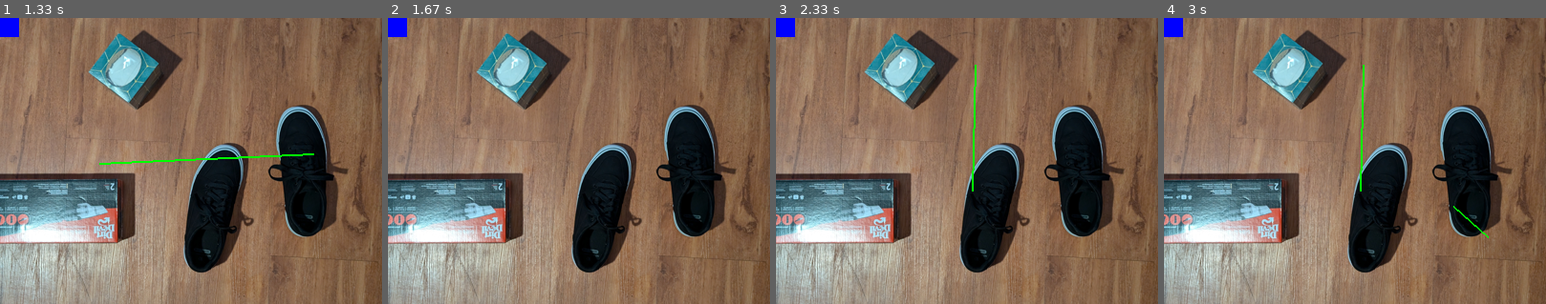
Above: before the commit, frames 1-4 (left to right).
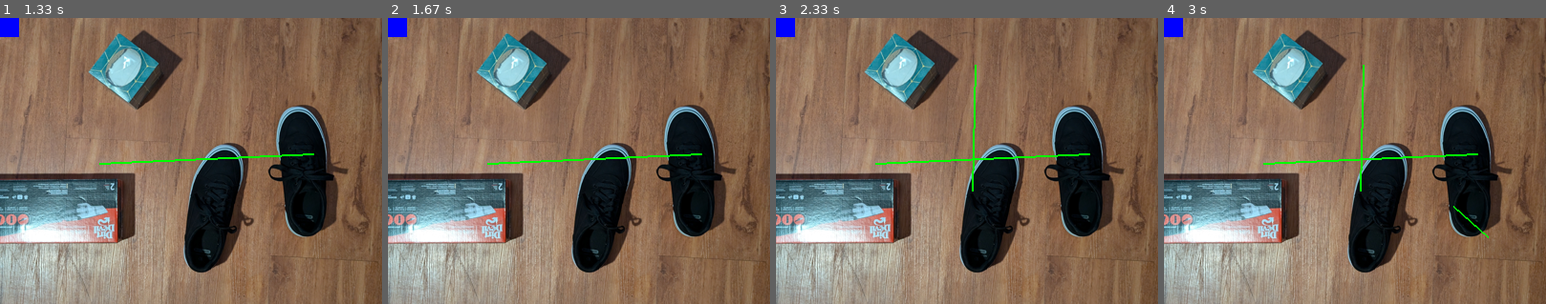
Above: after the commit, the same moments.

Repository: DanielMilesGH/table-bot
Game: pygame game, started from src/python/pygame-local.py
The game is run twice, just before and just after one commit, with the same random seed, the same clock (stepped at 60 frames per second) and the same inputs.
Inputs (mouse positions are in pixels of both pictures, inside the frame that each line leads up to):
- Up to frame 1 (1.33 s): tap Space at 0.33 s; click (313, 152) at 0.72 s; click (99, 163) at 1.05 s
- Up to frame 2 (1.67 s): right-click (479, 55) at 1.38 s
- Up to frame 3 (2.33 s): click (974, 63) at 1.72 s; click (970, 189) at 2.05 s
- Up to frame 4 (3 s): click (1454, 206) at 2.38 s; click (1488, 235) at 2.72 s

Frame 1 is identical in both runs. In frame 2, 0.4% of the frame differs, in the area x 26-83%, y 47-52%; in frame 3, 0.4%; in frame 4, 0.4%.

Commit message:
fixed up directory structure, added better line drawing

Diff:
--- a/src/python/pygame-things/pygame-local.py
+++ b/src/python/pygame-local.py
@@ -1,8 +1,9 @@
 import pygame
 import sys
 from PIL import Image
-import robots
-# import src.python.BaseRobot
+# import robots
+# import src.python.robots
+from imports import robots
 
 clock = pygame.time.Clock()
 MAX_SIZE = (400,400)
@@ -26,6 +27,8 @@
 
     recording = True
     while recording:
+        pygame.display.set_caption(f"Drawing - Start:{start_pos} End:{end_pos}")
+
         for event in pygame.event.get():
             if event.type == pygame.QUIT:
                 return  # Exit if the user quits
@@ -47,11 +50,13 @@
                         print(f"Line: {start_pos}, {end_pos}")
                         lines.append((screen, line_color, start_pos, end_pos, 2))
                         # Draw the line on the screen
-                        start_pos = None # Reset starting position after drawing line
+                        # start_pos = None # Reset starting position after drawing line
 
                 # Right click for undo
                 if event.button == 3:
-                    lines.pop()
+                    start_pos=None
+                    end_pos=None
+                    drawing = False
 
         if drawing and start_pos:
             end_pos = pygame.mouse.get_pos() # Update the end position to follow the cursor
Empty file added: src/python/imports/__init__.py
Renamed: src/python/robots.py -> src/python/imports/robots.py
